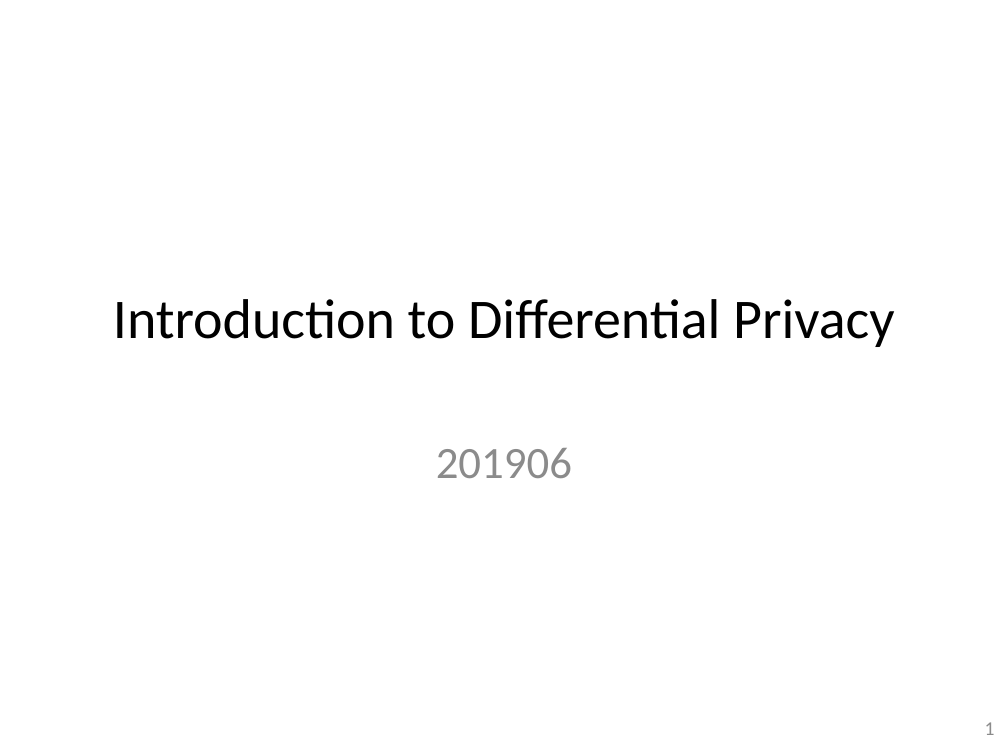
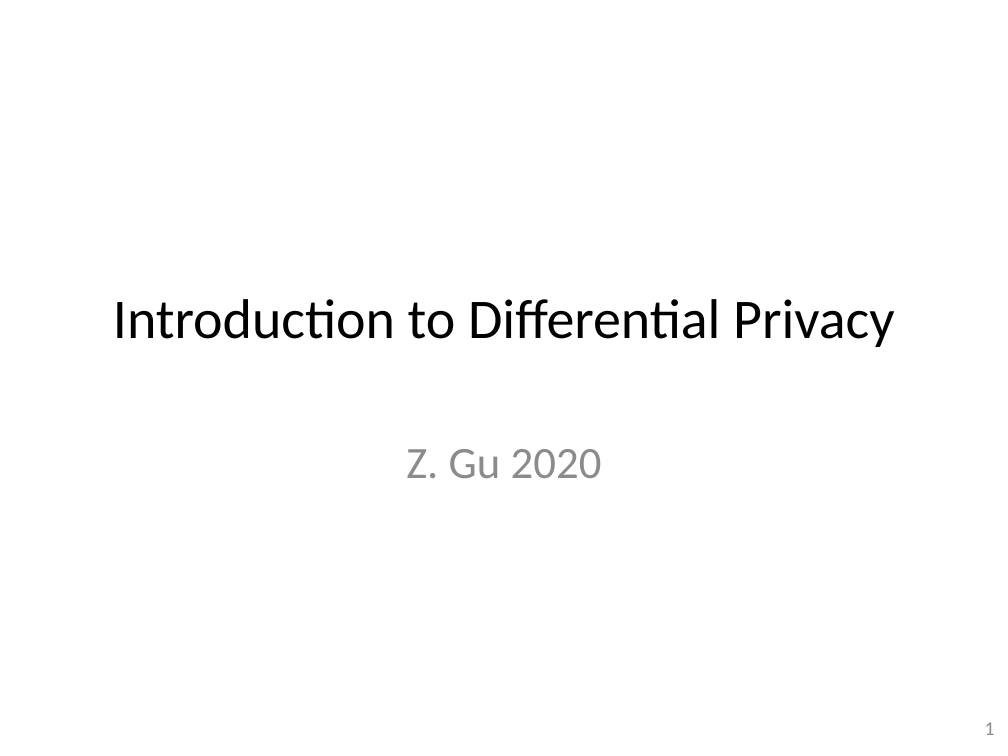
Before and after one commit to gulaoshi/gu.github.io, a slide deck: slide 1 of AdvOS/PPT+papers/Gu-DiffPriv.pptx. Drawn at 1008x756 pixels with LibreOffice and Linux fonts; fonts in the diff are those of the drawing. Boxes give left, top, right and bottom in pixels: in the first picture for what was removed or moved away, otherwise in the second. Text is boxed around its words. In the diff, an @@ line names an element or a change of style, - is before the commit and + after.

```diff
--- a/AdvOS/PPT+papers/Gu-DiffPriv.pptx
+++ b/AdvOS/PPT+papers/Gu-DiffPriv.pptx
@@ subtitle at (406,449,602,478): text changed @@
-201906
+Z. Gu 2020
```
Also in this commit, not shown: 1 other slide changed, 4 other files.
